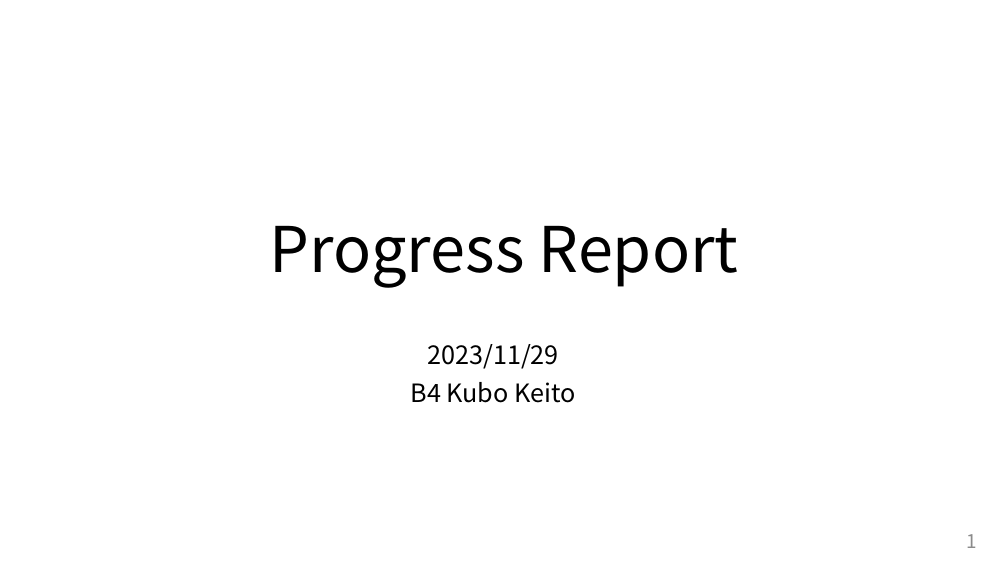
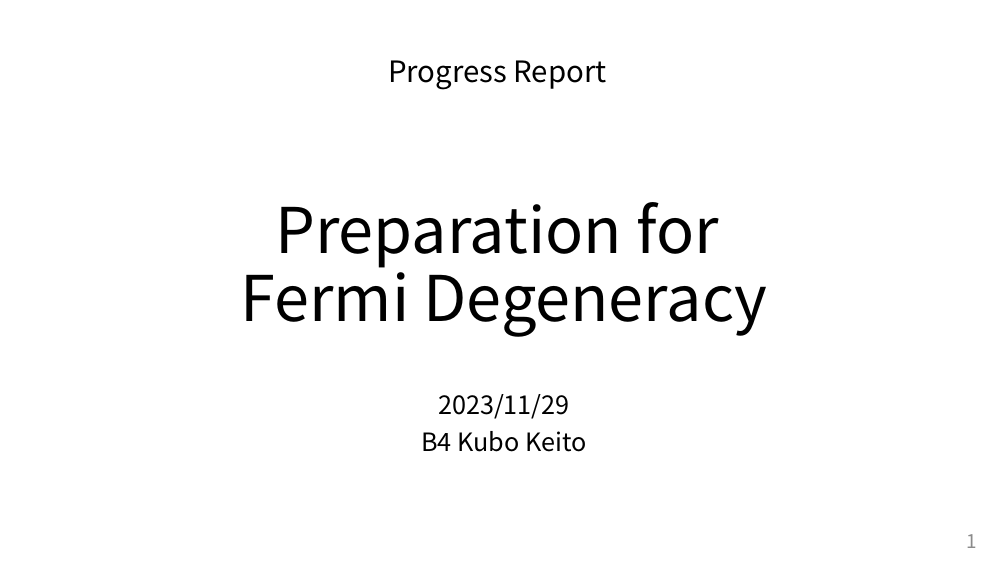
Before and after one commit to KeitoKubo/MonteCarlo-simulation-with-Fermi-degeneracy, a slide deck: slide 1 of presentation/kubo_20231129.pptx. Drawn at 1008x567 pixels with LibreOffice and Linux fonts; fonts in the diff are those of the drawing. Boxes give left, top, right and bottom in pixels: in the first picture for what was removed or moved away, otherwise in the second. Text is boxed around its words. In the diff, an @@ line names an element or a change of style, - is before the commit and + after.

```diff
--- a/presentation/kubo_20231129.pptx
+++ b/presentation/kubo_20231129.pptx
@@ text added at (x1=388, y1=60, x2=607, y2=90), 28 pt, text #000000 @@
+Progress Report
@@ title at (x1=241, y1=202, x2=767, y2=337): text changed @@
-Progress Report
+Preparation for
+Fermi Degeneracy
@@ subtitle "2023/11/29" moved from (x1=410, y1=344, x2=575, y2=403) to (x1=421, y1=394, x2=586, y2=452) @@
```
Also in this commit, not shown: 6 other slides changed, 1 slide added.
